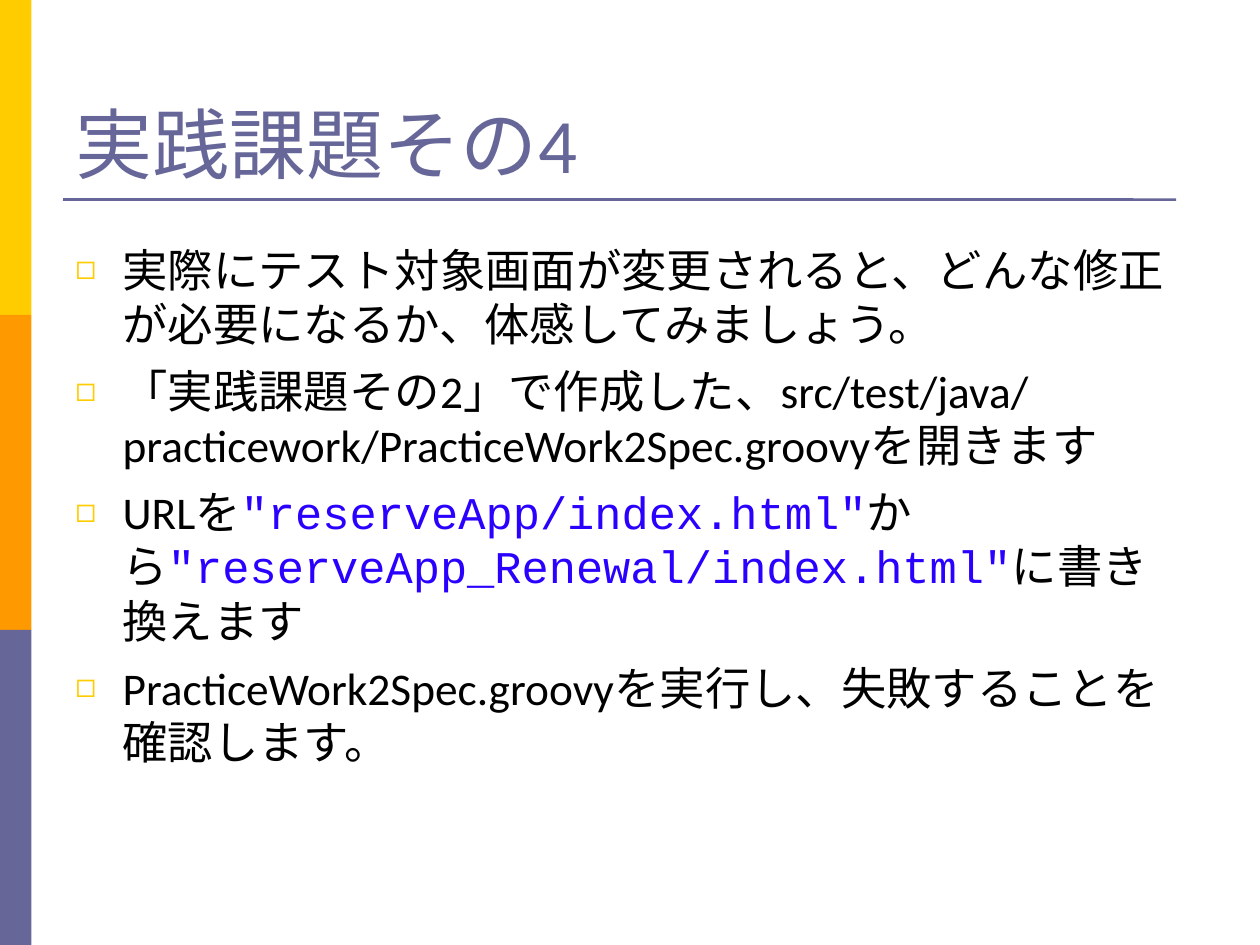
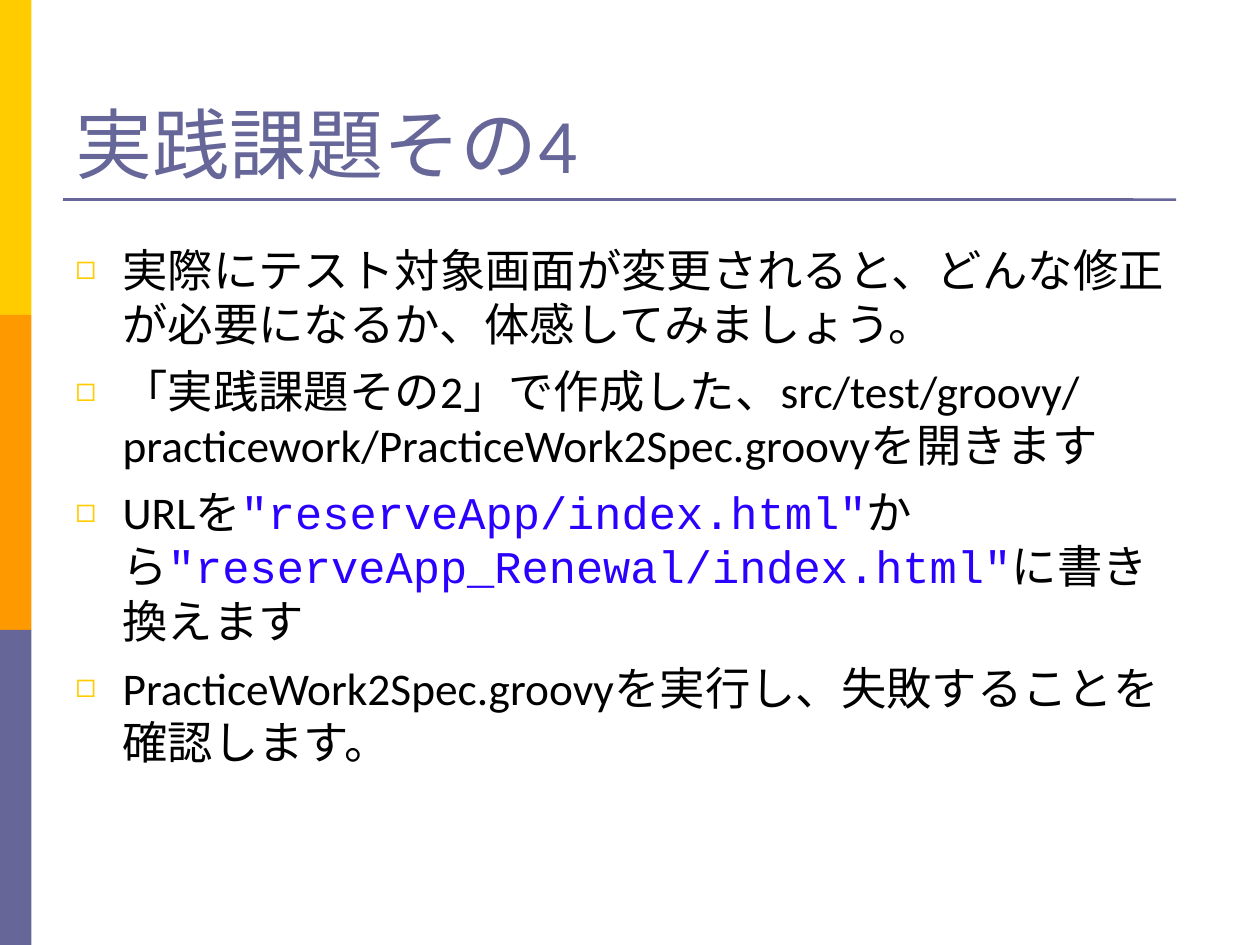
Before and after one commit to takuY-U2/STARHotel, a slide deck: slide 54 of docs/SlideGeb.ppt (slide 57 before the commit). Drawn at 1260x945 pixels with LibreOffice and Linux fonts; fonts in the diff are those of the drawing. Boxes give left, top, right and bottom in pixels: in the first picture for what was removed or moved away, otherwise in the second. Text is boxed around its words. In the diff, an @@ line names an element or a change of style, - is before the commit and + after.

```diff
--- a/docs/SlideGeb.ppt
+++ b/docs/SlideGeb.ppt
@@ text at bbox=[123, 369, 1098, 470]: text changed @@
-◻ 「実践課題その2」で作成した、src/test/java/practicework/PracticeWork2Spec.groovyを開きます
+◻ 「実践課題その2」で作成した、src/test/groovy/practicework/PracticeWork2Spec.groovyを開きます
```
Also in this commit, not shown: 22 other slides changed, 4 slides removed, 3 other files.
